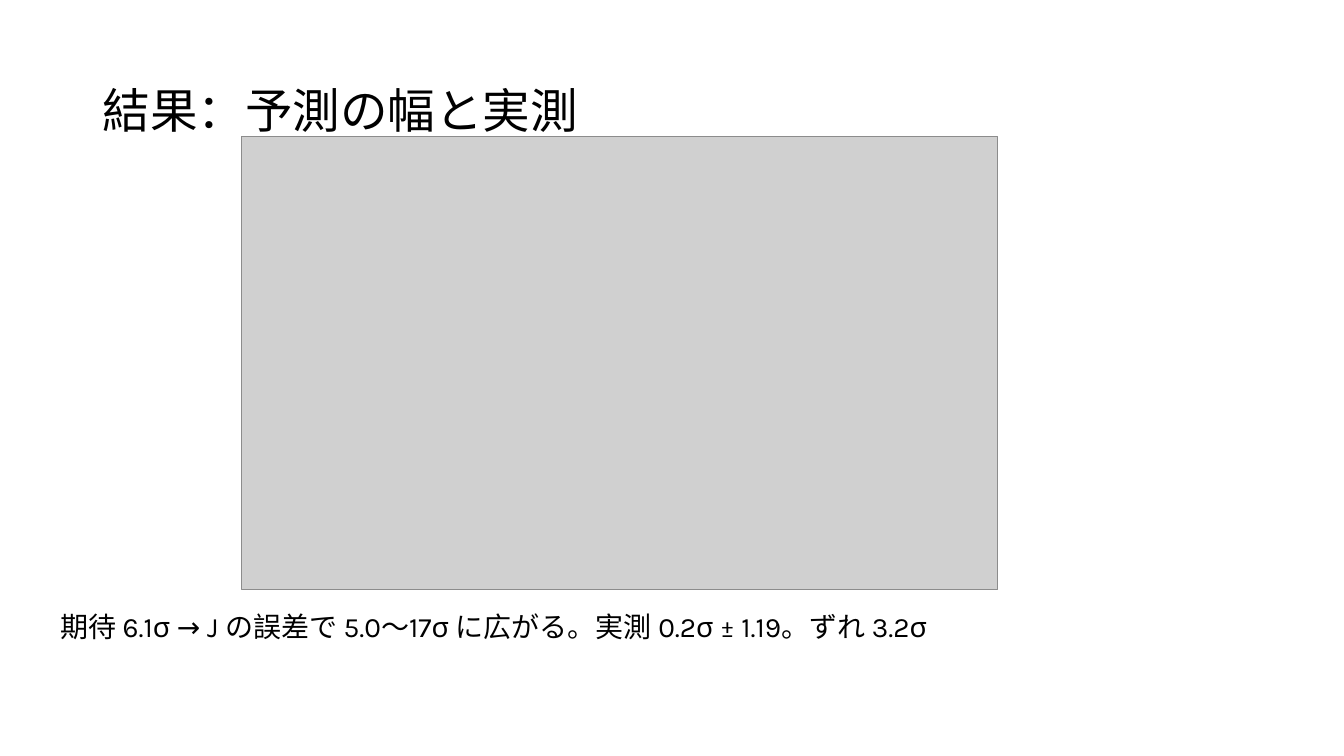
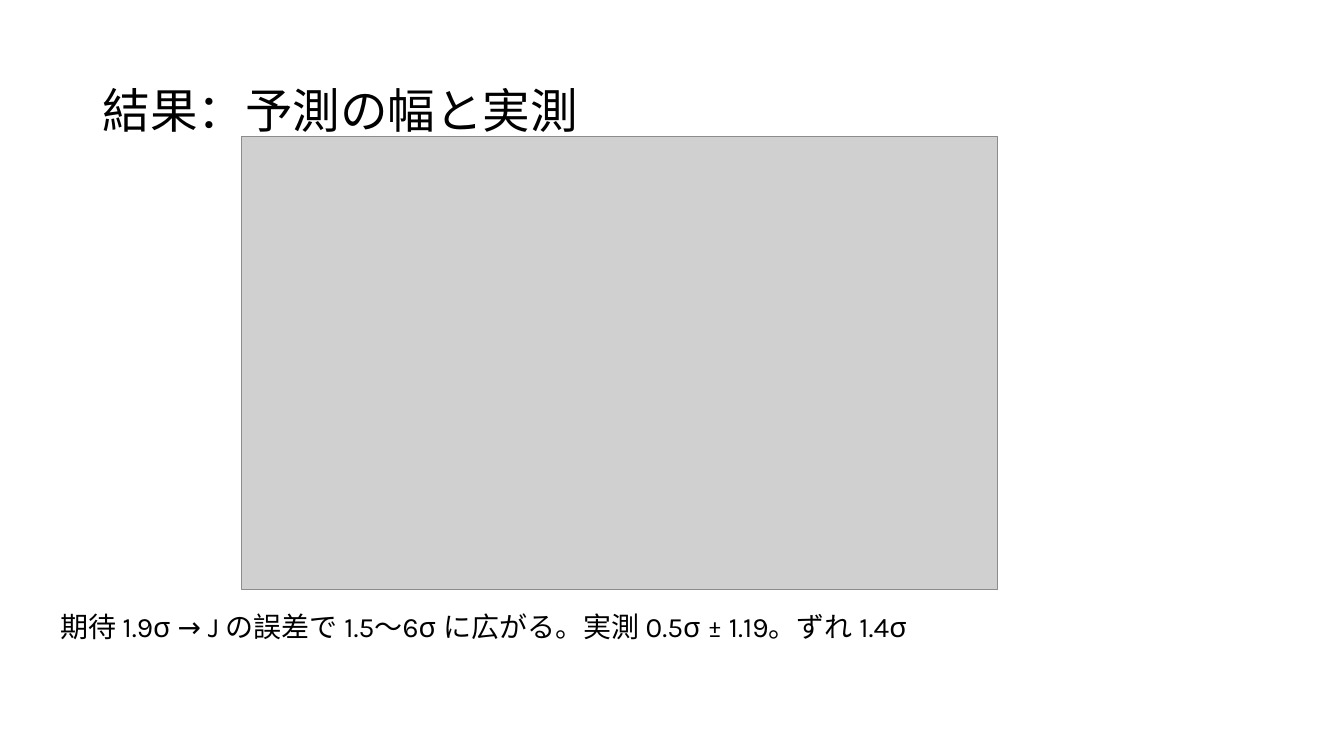
Before and after one commit to Mikann20041029/darkmatter-slides, a slide deck: slide 45 of slides/2026-10-03_研究進捗報告_claude_夕方版.pptx. Drawn at 1344x756 pixels with LibreOffice and Linux fonts; fonts in the diff are those of the drawing; grey boxes stand for pictures. Boxes give left, top, right and bottom in pixels: in the first picture for what was removed or moved away, otherwise in the second. Text is boxed around its words. In the diff, an @@ line names an element or a change of style, - is before the commit and + after.

```diff
--- a/slides/2026-10-03_研究進捗報告_claude_夕方版.pptx
+++ b/slides/2026-10-03_研究進捗報告_claude_夕方版.pptx
@@ text at (x1=60, y1=613, x2=906, y2=640): text changed @@
-期待 6.1σ → J の誤差で 5.0〜17σ に広がる。実測 0.2σ ± 1.19。ずれ 3.2σ
+期待 1.9σ → J の誤差で 1.5〜6σ に広がる。実測 0.5σ ± 1.19。ずれ 1.4σ
```
Also in this commit, not shown: 6 other slides changed.
